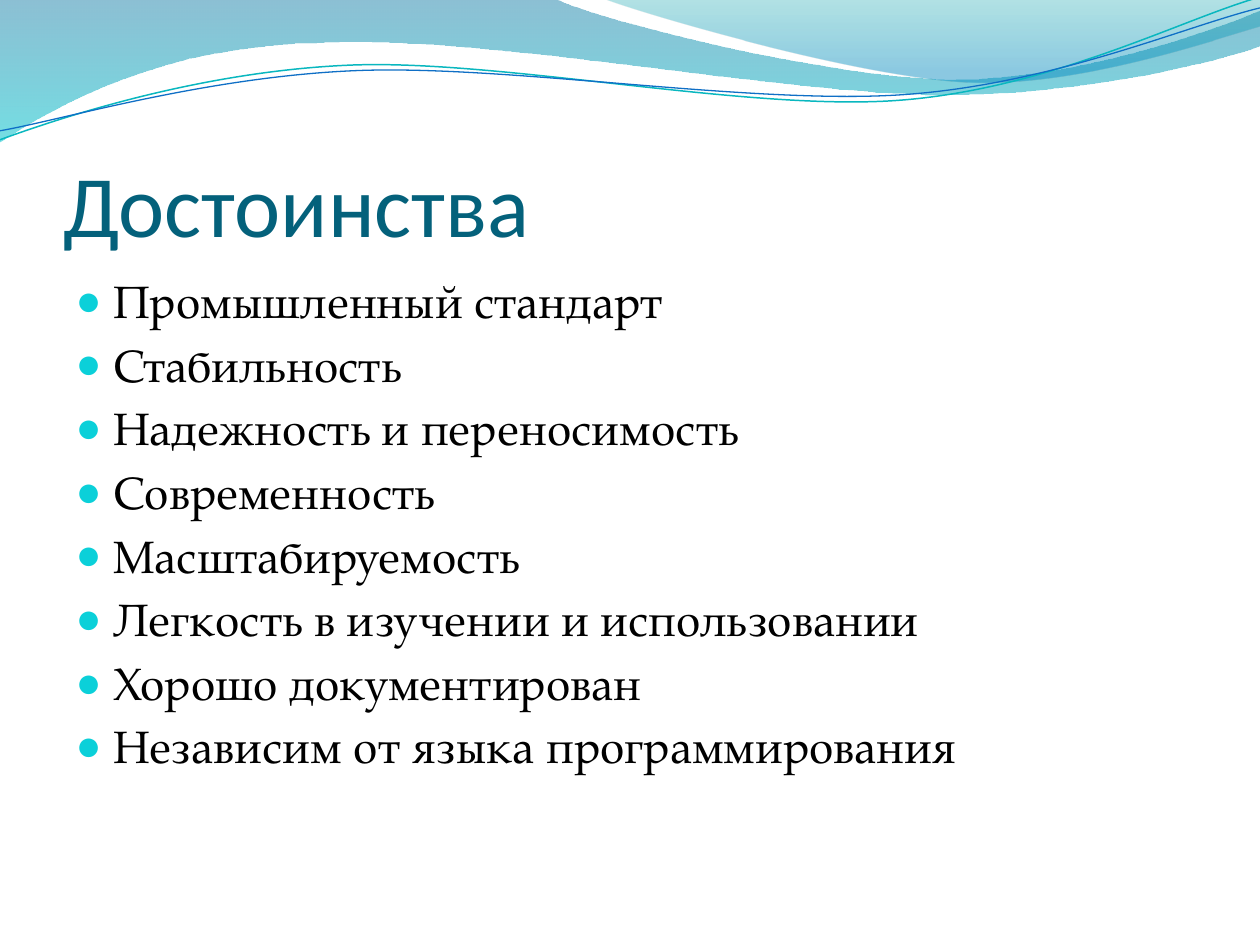
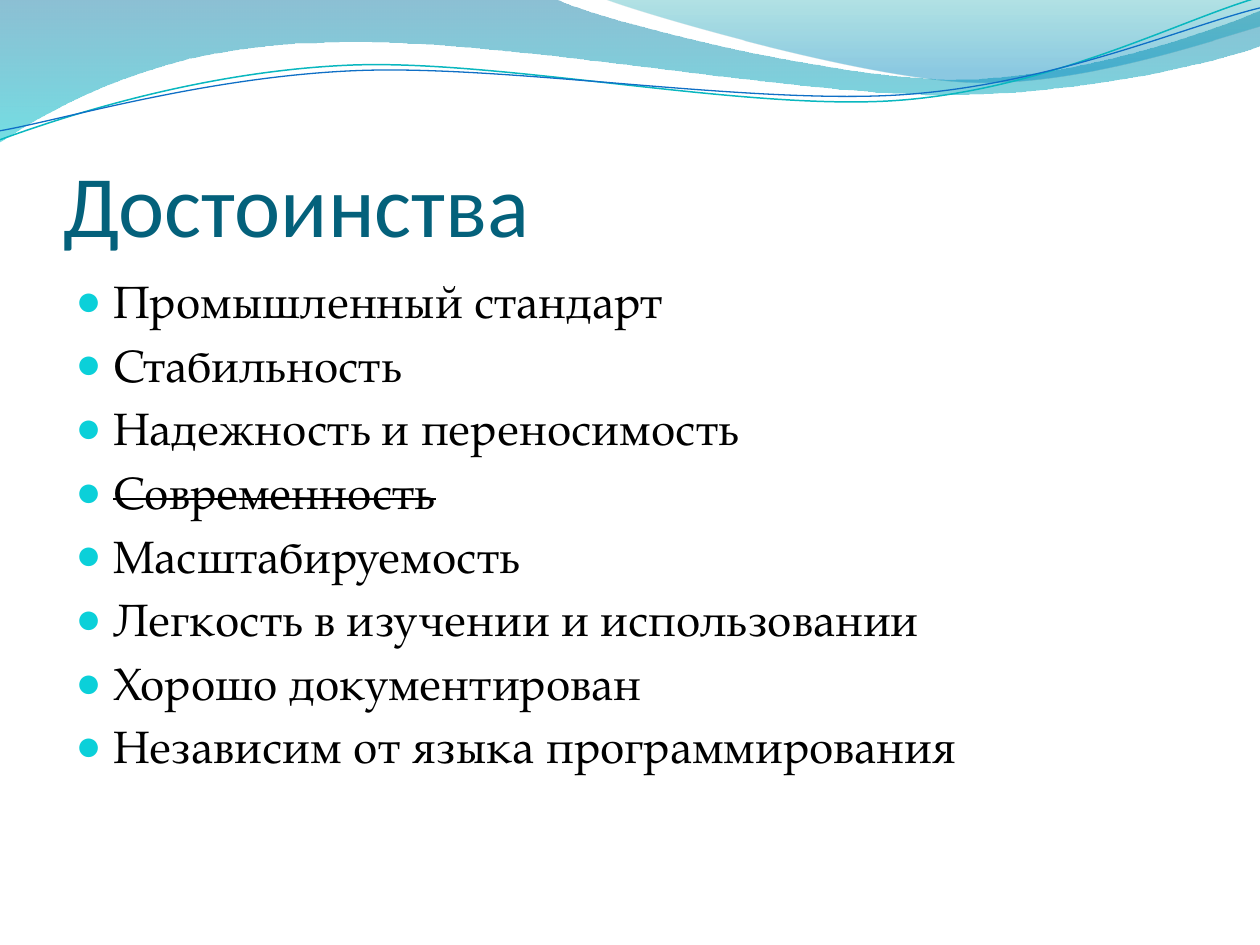
Before and after one commit to alexey-malov/cg-course, a slide deck: slide 3 of lectures/02 - Программирование компьютерной графики с использованием OpenGL.pptx. Drawn at 1260x945 pixels with LibreOffice and Linux fonts; fonts in the diff are those of the drawing; background and template pictures are left out. Boxes give left, top, right and bottom in pixels: in the first picture for what was removed or moved away, otherwise in the second. Text is boxed around its words. In the diff, an @@ line names an element or a change of style, - is before the commit and + after.

Commit message:
Обновлена вводная лекция по OpenGL

```diff
--- a/lectures/02 - Программирование компьютерной графики с использованием OpenGL.pptx
+++ b/lectures/02 - Программирование компьютерной графики с использованием OpenGL.pptx
@@ text at <box>113,477,435,520</box>: strikethrough on in "Современность" @@
```
